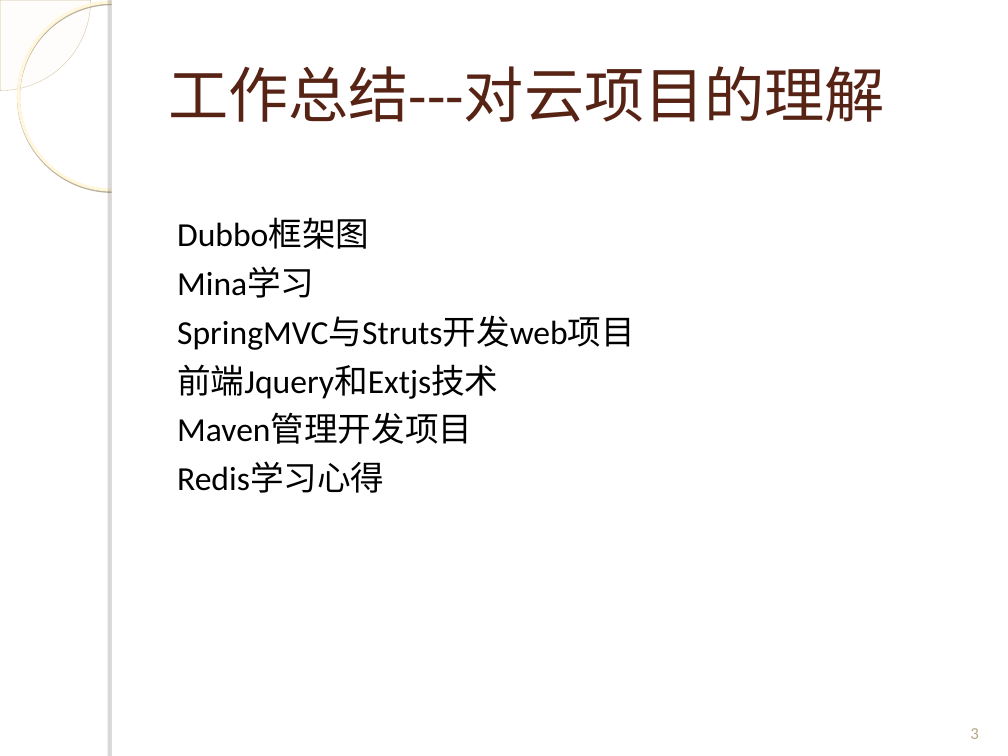
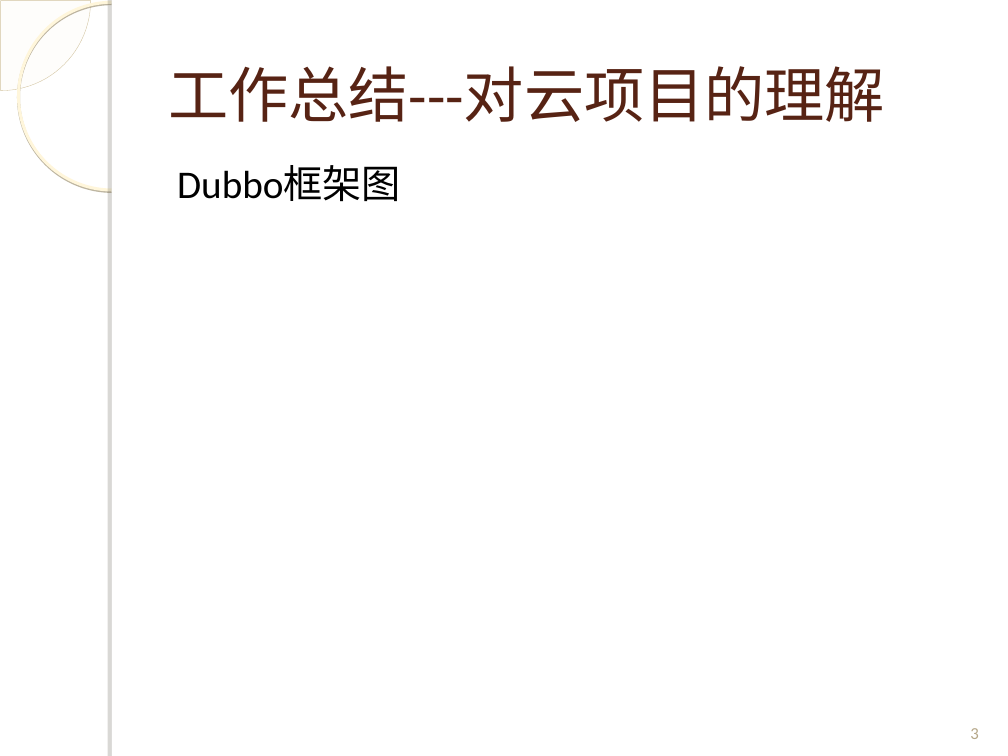
Before and after one commit to Spectrumleeee/Works, a slide deck: slide 3 of document/转正答辩_云平台部_黎光谱.ppt. Drawn at 1008x756 pixels with LibreOffice and Linux fonts; fonts in the diff are those of the drawing; background and template pictures are left out. Boxes give left, top, right and bottom in pixels: in the first picture for what was removed or moved away, otherwise in the second. Text is boxed around its words. In the diff, an @@ line names an element or a change of style, - is before the commit and + after.

```diff
--- a/document/转正答辩_云平台部_黎光谱.ppt
+++ b/document/转正答辩_云平台部_黎光谱.ppt
@@ freeform shape at [0,0,90,90]: outline redrawn @@
@@ ellipse at [18,2,206,190]: shadow changed @@
@@ text "Dubbo框架图" at [177,165,401,202]: size 24 to 28 pt; line spacing 1 to 0.9 @@
@@ text at [177,268,635,493]: paragraphs removed @@
-Mina学习
-SpringMVC与Struts开发web项目
-前端Jquery和Extjs技术
-Maven管理开发项目
-Redis学习心得
```
Also in this commit, not shown: 6 other slides changed, 7 slides added, 1 other file.
